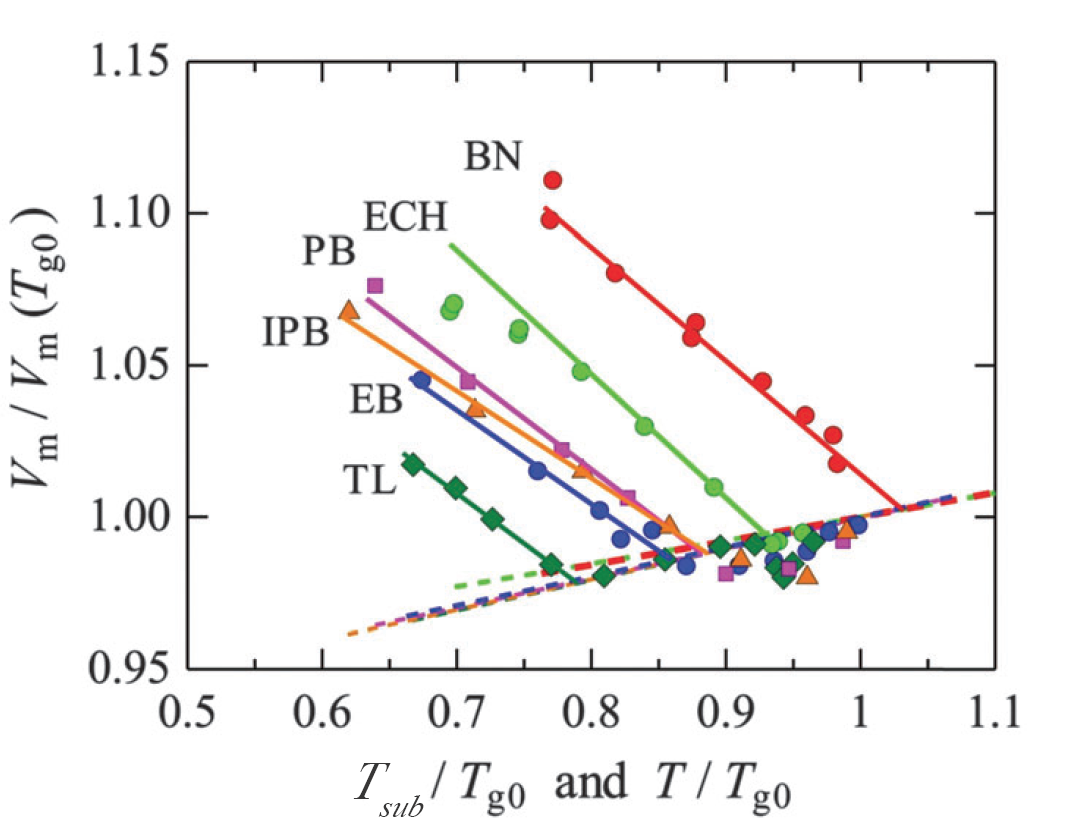
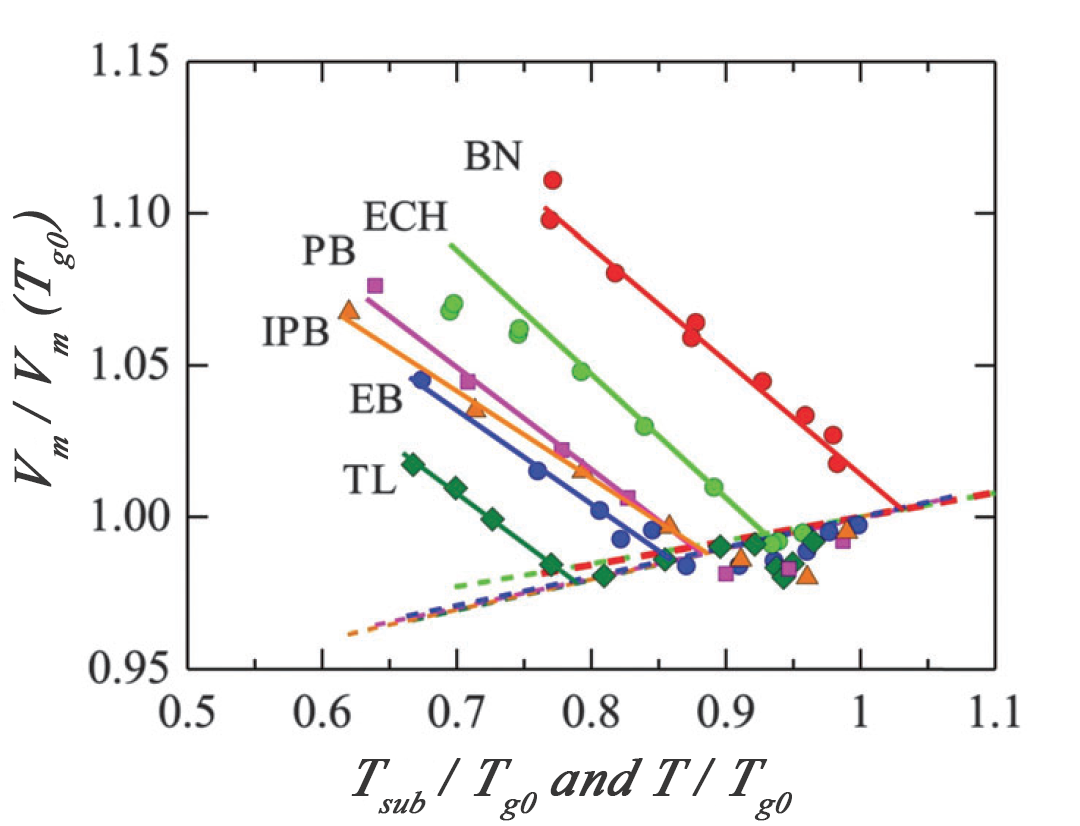
Revision of a layered 1080 x 826 image; what changed, layer by layer:
added layer "Vm / Vm (Tg0 )" above "Tsub / Tg0 and T / Tg0" over box(12, 211, 75, 487)
renamed "Tsub" to "Tsub / Tg0 and T / Tg0", painted on it over box(351, 758, 792, 821)
renamed "Layer 1" to "Remove Axis", painted on it over box(0, 207, 797, 821)
